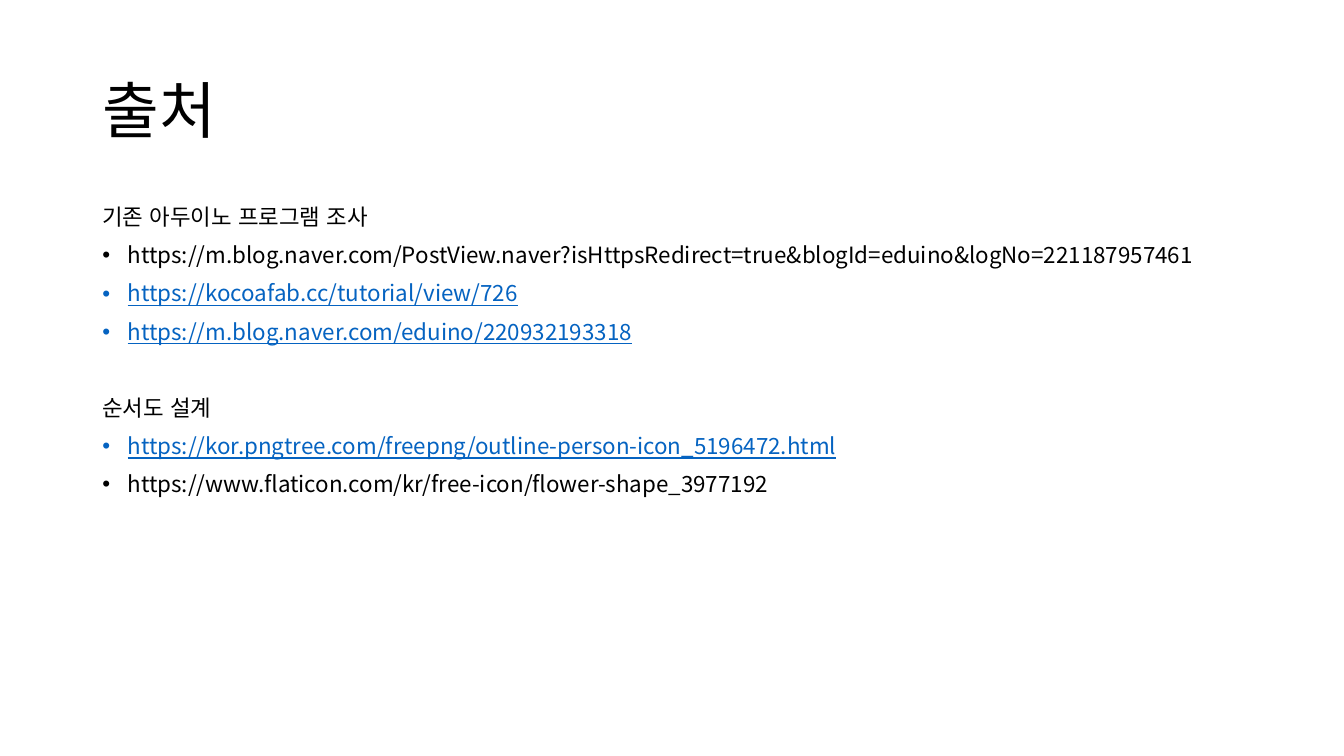
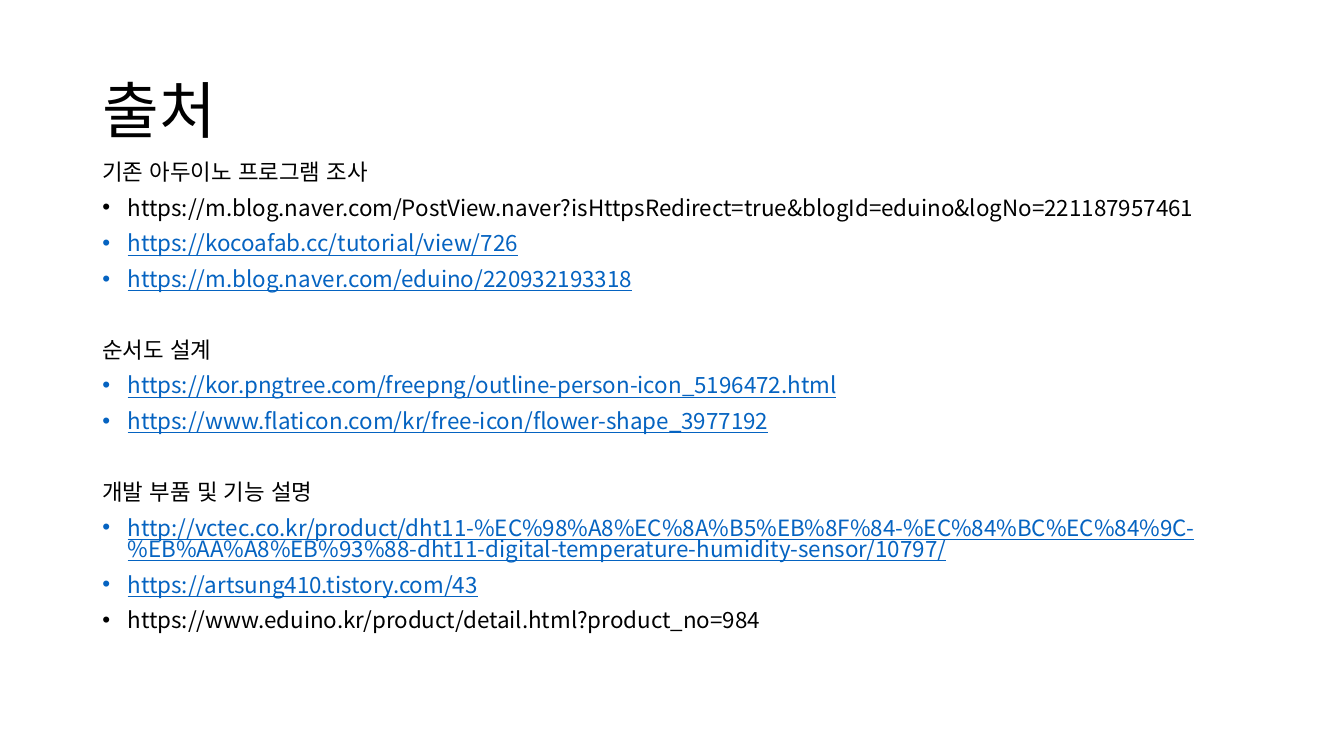
Before and after one commit to sang9831/webdev2022, a slide deck: slide 14 of 임베디드컴퓨팅 기말발표.pptx (slide 11 before the commit). Drawn at 1344x756 pixels with LibreOffice and Linux fonts; fonts in the diff are those of the drawing. Boxes give left, top, right and bottom in pixels: in the first picture for what was removed or moved away, otherwise in the second. Text is boxed around its words. In the diff, an @@ line names an element or a change of style, - is before the commit and + after.

Commit message:
아두이노 프로젝트 ppt 수정 14-4 커밋

```diff
--- a/임베디드컴퓨팅 기말발표.pptx
+++ b/임베디드컴퓨팅 기말발표.pptx
@@ text "기존 아두이노 프로그램 조사" moved from (x1=102, y1=206, x2=1193, y2=497) to (x1=102, y1=161, x2=1194, y2=633) @@
@@ text at (x1=102, y1=161, x2=1194, y2=434): text colour #000000 to #0563C1, underline on in "https://www.flaticon.com/kr/free-icon/flower-shape_3977192"; line spacing 0.9 to 0.8 @@
@@ text at (x1=102, y1=481, x2=1194, y2=633): paragraphs added @@
+개발 부품 및 기능 설명
+• http://vctec.co.kr/product/dht11-%EC%98%A8%EC%8A%B5%EB%8F%84-%EC%84%BC%EC%84%9C-%EB%AA%A8%EB%93%88-dht11-digital-temperature-humidity-sensor/10797/
+• https://artsung410.tistory.com/43
+• https://www.eduino.kr/product/detail.html?product_no=984
```
Also in this commit, not shown: 2 other slides changed, 5 slides added, 2 slides removed.
